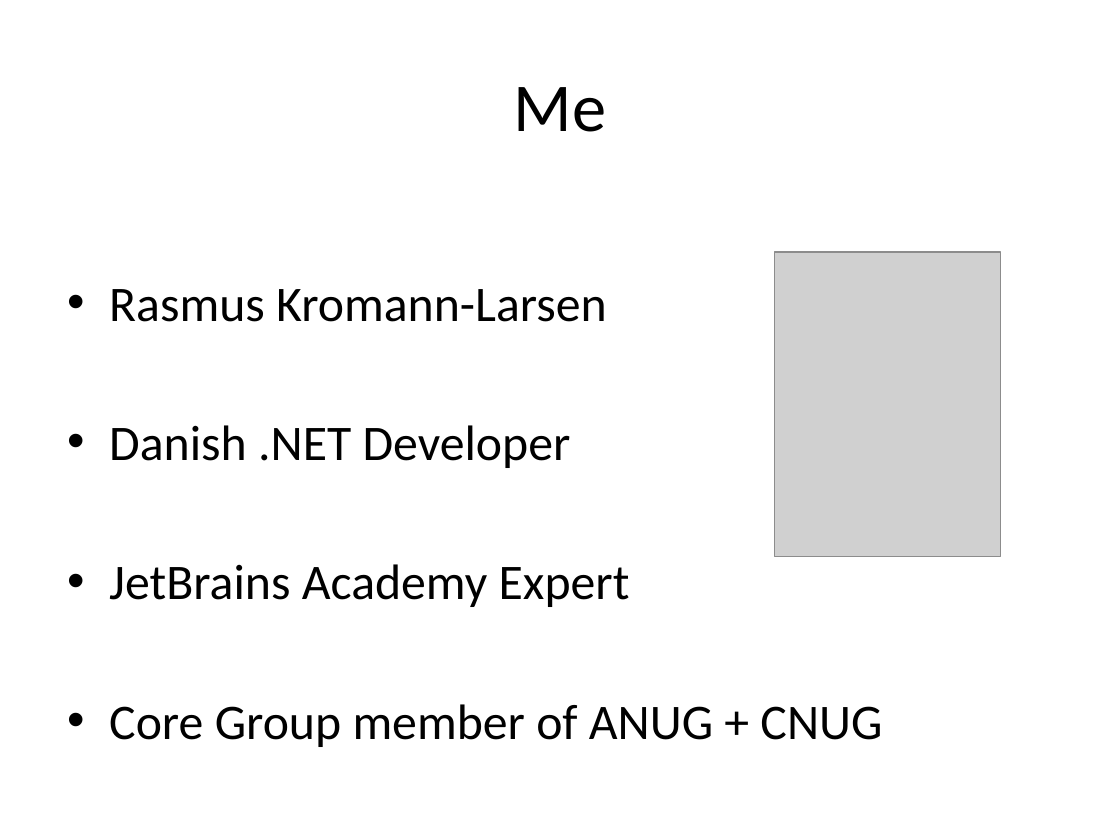
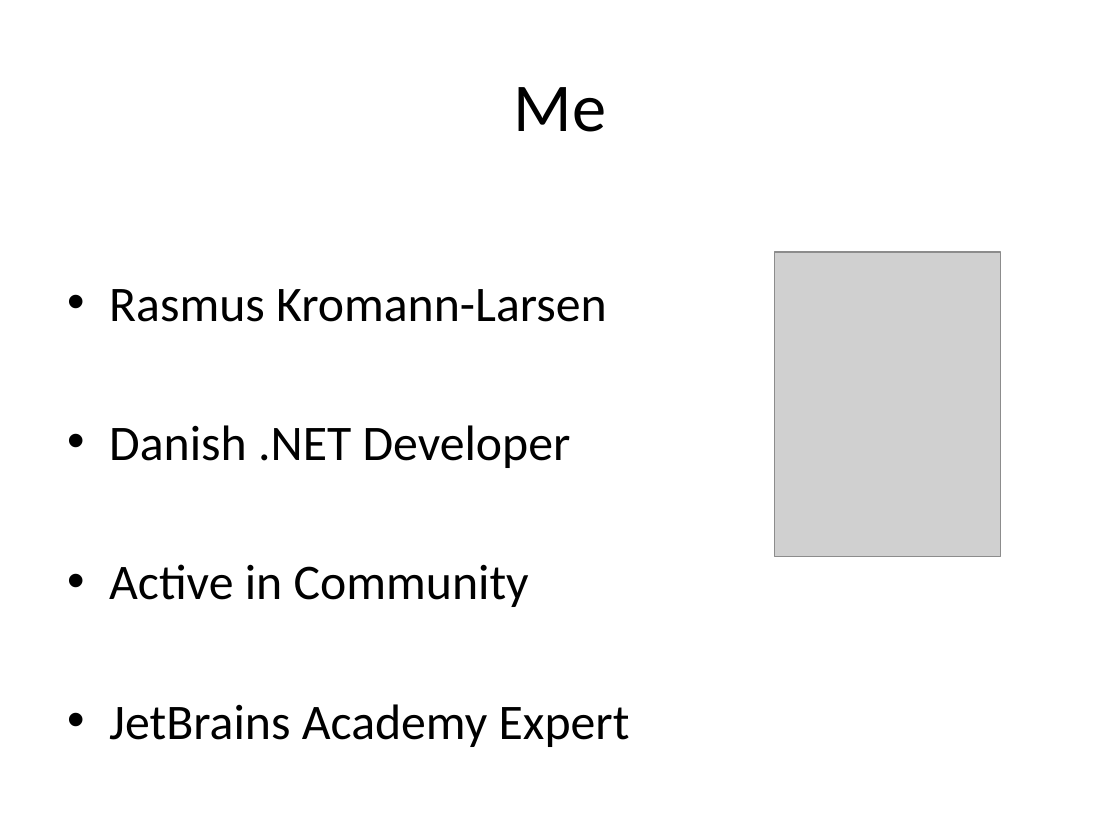
Before and after one commit to rasmuskl/ReSharperCourse, a slide deck: slide 2 of Presentations/1 - Introduction - ReSharper Course.pptx. Drawn at 1120x840 pixels with LibreOffice and Linux fonts; fonts in the diff are those of the drawing; grey boxes stand for pictures. Boxes give left, top, right and bottom in pixels: in the first picture for what was removed or moved away, otherwise in the second. Text is boxed around its words. In the diff, an @@ line names an element or a change of style, - is before the commit and + after.

```diff
--- a/Presentations/1 - Introduction - ReSharper Course.pptx
+++ b/Presentations/1 - Introduction - ReSharper Course.pptx
@@ text at <box>109,564,529,607</box>: paragraph added @@
+• Active in Community
@@ text at <box>109,704,882,747</box>: paragraph removed @@
-• Core Group member of ANUG + CNUG
```
Also in this commit, not shown: 4 other slides changed, 2 other files.
